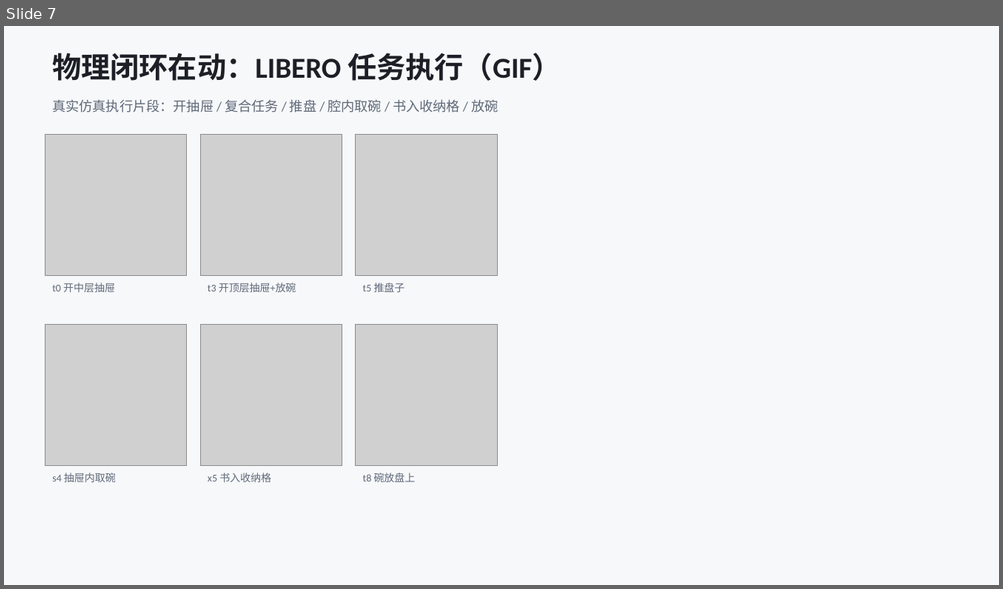
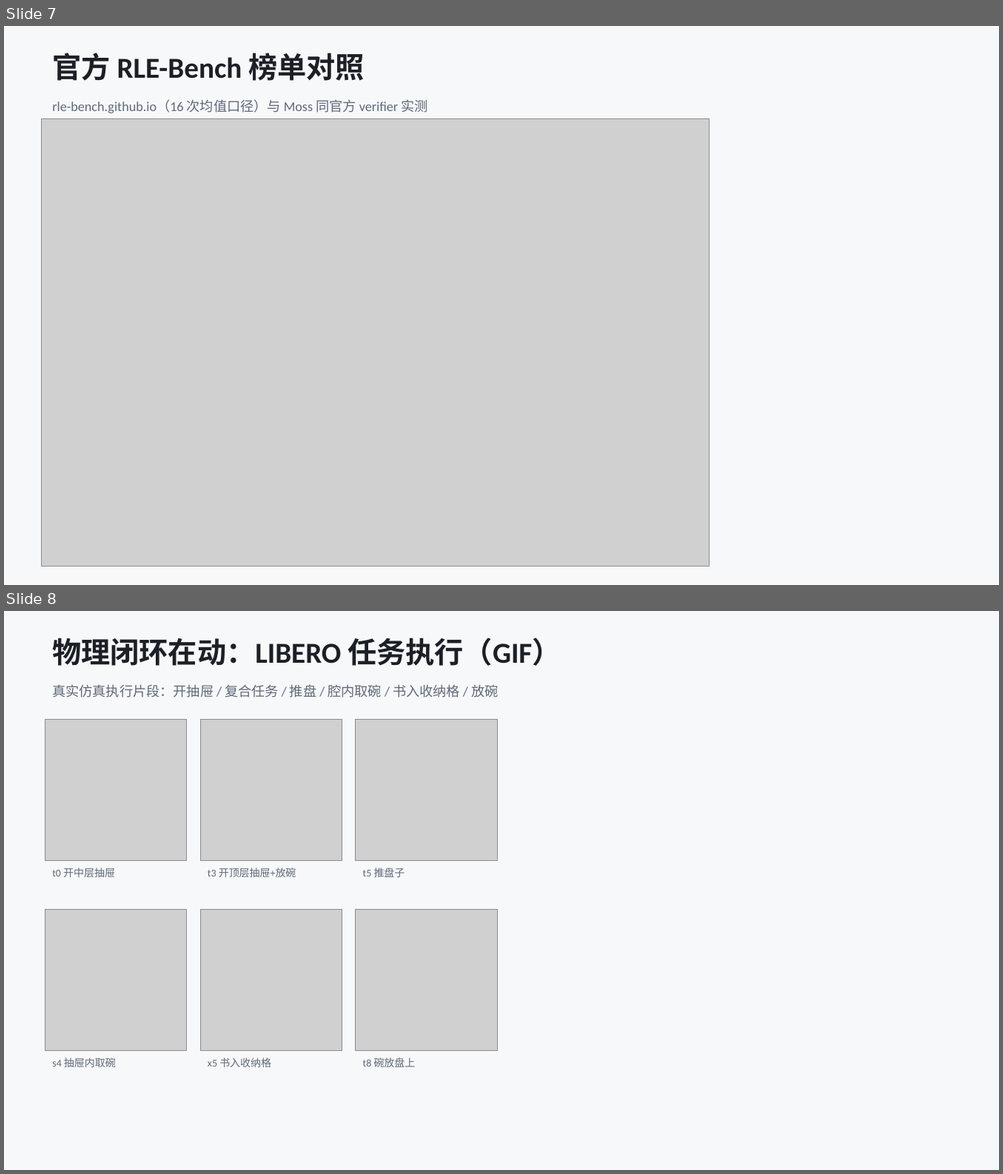
Before and after one commit to D-Robotics/moss, a slide deck: docs/ppt/moss-physical-closed-loop.pptx. Shown one above the other, each under a label of ours: slide 7 before the commit, slides 7 and 8 after it. The pictures are 1003x589 and 1003x1174 pixels, drawn with LibreOffice and Linux fonts; fonts in the diff are those of the drawing; grey boxes stand for pictures. Boxes give left, top, right and bottom in pixels: in the first picture for what was removed or moved away, otherwise in the second. Text is boxed around its words. In the diff, an @@ line names an element or a change of style, - is before the commit and + after.

Commit message:
feat(bench): official RLE leaderboard comparison + reproducibility 0.7606 (B427)
Pulled the official leaderboard data (rle-bench.github.io,
assets/data/leaderboard.json, 16 models) and documented the exact scoring
protocol: 16 runs averaged, task08 = weighted stages with the MINIMUM over the
three arms, gate failure caps at 0.15. Official DeepSeek-V4.1-Flash + Claude
Code scores 38.9 on task08 and 45.8 on task09 (RLE Index 41.2, rank 9).

Moss on the same official task + verifier: first autonomous session 40.2
(task08) / 31.2 (task09); self-diagnosis iteration 76.0; a repeat of the best
configuration 76.1 — reproducing 0.7603 within 0.0003. The comparison page and
the context doc state each protocol separately: single-session Moss is roughly
level with Claude Code on task08 and behind on task09; the 76.0 iteration
figure is best-of-14 with seed inheritance, above every official 16-run mean
(highest 61.3). No RLE Index claim is made (2 of 9 task families run).

```diff
--- a/docs/ppt/moss-physical-closed-loop.pptx
+++ b/docs/ppt/moss-physical-closed-loop.pptx
@@ slide 7 added at [4,26,999,585], background #FFFFFF @@
@@ rectangle added at [4,26,999,585], fill #F7F8FA @@
@@ text added at [52,53,364,81], 28 pt, text #1C2026, bold @@
+官方 RLE-Bench 榜单对照
@@ text added at [52,99,427,113], 13 pt, text #5F6978 @@
+rle-bench.github.io（16 次均值口径）与 Moss 同官方 verifier 实测
@@ picture added at [41,119,709,567] @@
@@ what was slide 7 is now slide 8 @@
```
Also in this commit, not shown: 4 other files.
